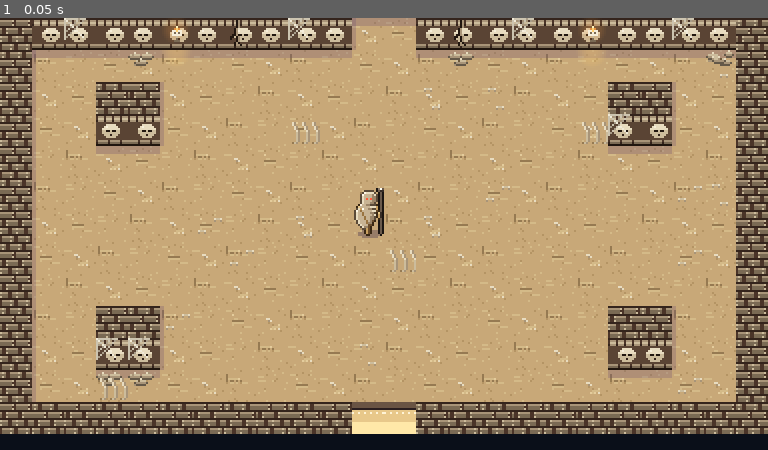
Above: before the commit, frame 1.
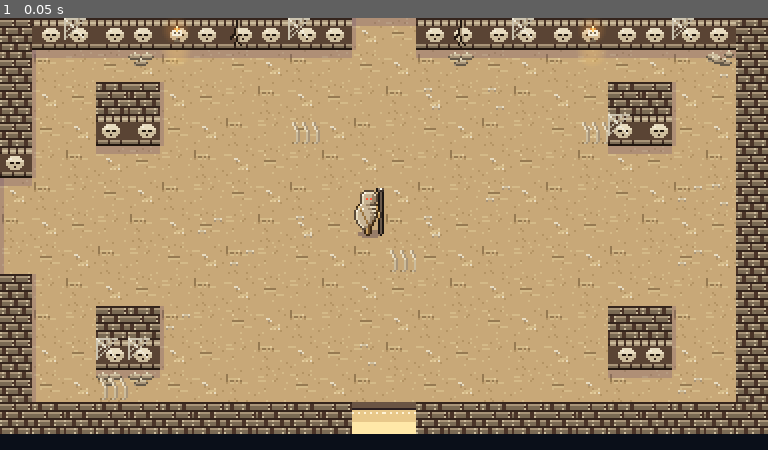
Above: after the commit, the same moment.

Repository: ashciraulo/Leviathan
Game: Godot game, scene res://rooms/room_40_10.tscn
Same seed, same stepped clock (60 frames per second), same inputs: the game is played once before the commit and once after it. This scene is started directly instead of the project's main scene.
Inputs:
- Up to frame 1 (0.05 s): no input

The runs differ from the first frame. In frame 1, 1.2% of the frame differs, in the area x 0-5%, y 30-60%.

Commit message:
Lengthen the Marrow Tomb: the Skull Choir and the Bone Orchard
- Skull Choir (41,8), north of the Bone Pit: the big key now waits here.
  Two singing skulls in each bay, too far apart for one blast; bone
  barricades shut the short way between them, so Wren blasts each bay,
  brings the barricades down, then wakes both bays inside one song.
- Bone Orchard (39,10), west of the Entry (optional): a concealed bone
  wall behind another, 100 glints.
- The Bone Pit gives 50 glints, and its north way out is a walled stub so
  the fight can't be skirted along the room's edge.
- A concealed wall inside a room now leaks its dust towards open floor.
- Playthrough: spend the purse down before counting picked-up glints (the
  new chests could fill it).

Co-Authored-By: Claude Opus 5.5 <noreply@anthropic.com>
Claude-Session: https://claude.ai/code/session_01UYEn5VjHLAcVEoVjeQTmCo

Diff:
--- a/locale/strings.csv
+++ b/locale/strings.csv
@@ -699,6 +699,8 @@
 ROOM_TOMB_ECHO,The Marrow Tomb: Echo Chamber
 ROOM_TOMB_HIDDEN,The Marrow Tomb: Forgotten Ossuary
 ROOM_TOMB_PIT,The Marrow Tomb: Bone Pit
+ROOM_TOMB_SKULL_CHOIR,The Marrow Tomb: Skull Choir
+ROOM_TOMB_BONE_ORCHARD,The Marrow Tomb: Bone Orchard
 ROOM_TOMB_BOSS,The Marrow Tomb: the Regent's Barrow
 DUNGEON_TOMB,The Marrow Tomb
 TOAST_GOT_ECHO_HORN,You found the Echo Horn!
--- /dev/null
+++ b/rooms/room_39_10.tscn
@@ -0,0 +1,24 @@
+[gd_scene load_steps=2 format=3]
+
+[ext_resource type="Script" path="res://scripts/world/room.gd" id="1_room"]
+
+[node name="Room" type="Node2D"]
+script = ExtResource("1_room")
+name_key = "ROOM_TOMB_BONE_ORCHARD"
+biome = "tomb"
+dungeon = "tomb"
+chest_item = "glint"
+chest_count = 100
+layout = "########################
+#.C..###...............#
+#....###...............#
+#....###..M............#
+##$#####...............#
+#....###................
+#....###.......U........
+#....###................
+#....$.................#
+#....#.........M.......#
+######.................#
+######.................#
+########################"
--- a/rooms/room_40_10.tscn
+++ b/rooms/room_40_10.tscn
@@ -14,9 +14,9 @@
 #..##..............##..#
 #..##..............##..#
 #......................#
-#......................#
-#..........M...........#
-#......................#
+.......................#
+...........M...........#
+.......................#
 #......................#
 #..##..............##..#
 #..##..............##..#
--- /dev/null
+++ b/rooms/room_41_8.tscn
@@ -0,0 +1,25 @@
+[gd_scene load_steps=2 format=3]
+
+[ext_resource type="Script" path="res://scripts/world/room.gd" id="1_room"]
+
+[node name="Room" type="Node2D"]
+script = ExtResource("1_room")
+name_key = "ROOM_TOMB_SKULL_CHOIR"
+biome = "tomb"
+dungeon = "tomb"
+chest_item = "big_key"
+gate = "skulls"
+chest_hidden = true
+layout = "########################
+#....Z..########..Z....#
+#.......########.......#
+#.......########.......#
+#.......%......%.......#
+#.......########.......#
+#..Z....########....Z..#
+#.......########.......#
+#.####################.#
+#......................#
+#..........C...........#
+#.....U................#
+##################..####"
--- a/rooms/room_41_9.tscn
+++ b/rooms/room_41_9.tscn
@@ -7,13 +7,14 @@
 name_key = "ROOM_TOMB_PIT"
 biome = "tomb"
 dungeon = "tomb"
-chest_item = "big_key"
+chest_item = "glint"
+chest_count = 50
 gate = "clear"
 chest_hidden = true
-layout = "########################
-#......................#
-#..................C...#
-#......##......##......#
+layout = "##################..####
+##################||####
+##################..####
+#......##......##..C...#
 #......##......##......#
 .|.....................#
 .|.........M...U.......#
--- a/scripts/tomb/bone_wall.gd
+++ b/scripts/tomb/bone_wall.gd
@@ -49,7 +49,9 @@
 	add_child(dust)
 
 
-## Which way the room is from this wall tile (it sits in the room's border).
+## Which way the room is from this wall tile. A wall in the room's border
+## faces in; one inside the room faces the first open tile beside it, down
+## and across before up, so the dust drifts out where Wren comes upon it.
 func _into_room() -> Vector2:
 	if tile.x <= 0:
 		return Vector2.RIGHT
@@ -57,6 +59,13 @@
 		return Vector2.LEFT
 	if tile.y <= 0:
 		return Vector2.DOWN
+	if tile.y >= Room.ROWS - 1:
+		return Vector2.UP
+	var room := get_parent() as Room
+	if room:
+		for dir in [Vector2i.DOWN, Vector2i.RIGHT, Vector2i.LEFT, Vector2i.UP]:
+			if not room.tile_at(tile.x + dir.x, tile.y + dir.y) in ["#", "$", "%", "!"]:
+				return Vector2(dir)
 	return Vector2.UP
 
 
--- a/tests/playthrough.gd
+++ b/tests/playthrough.gd
@@ -339,6 +339,10 @@
 	await _play_scene(20.0)
 	_keep_safe()
 	var wren: Player = _game.player
+	# Eight dungeons' chests can leave the purse near full: spend down so
+	# there's room to count what's picked up here.
+	if GameState.item_count("glint") > 500:
+		GameState.take_item("glint", GameState.item_count("glint") - 500)
 	var start := GameState.item_count("glint")
 	# Enemies: ten Scuttlers fall, and glints are left.
 	for i in 10:
--- a/tests/screenshots.gd
+++ b/tests/screenshots.gd
@@ -996,6 +996,8 @@
 		[Vector2i(40, 8), "138_tomb_echo_chamber", Vector2i(11, 11)],
 		[Vector2i(39, 8), "139_tomb_forgotten_ossuary", Vector2i(21, 6)],
 		[Vector2i(41, 9), "140_tomb_bone_pit", Vector2i(3, 6)],
+		[Vector2i(41, 8), "140b_tomb_skull_choir", Vector2i(18, 11)],
+		[Vector2i(39, 10), "140c_tomb_bone_orchard", Vector2i(21, 6)],
 	]
 	for shot: Array in rooms:
 		var at := await _jump(game, shot[0], shot[2])
--- a/tests/smoke_test.gd
+++ b/tests/smoke_test.gd
@@ -2067,6 +2067,61 @@
 		await _wait(0.6)
 		_check(hush.shown > 0.0, "the horn's echo shows the Hush")
 		_check(hush.take_hit(1, Vector2.UP) == Enemy.HitResult.HIT, "shown, the sword finds it")
+
+	# The Skull Choir: two skulls in each bay, too far apart to wake
+	# together. The horn brings the barricades on the short way down; then
+	# a blast in each bay, walked between inside the song, opens the chest.
+	room = await _goto(game, Vector2i(41, 8), Vector2i(18, 11))
+	await _calm(room)
+	var choir_skulls := _child_of(room, SingingSkull)
+	_check(choir_skulls.size() == 4, "four skulls sit in the Skull Choir")
+	var choir_chest: Chest = _child_of(room, Chest)[0]
+	_check(_child_of(room, BoneWall).size() == 2 and not choir_chest.visible, "bone barricades shut the short way between the bays")
+	for spot in [Vector2i(4, 4), Vector2i(19, 4)]:
+		player.global_position = _tile_pos(room, spot)
+		player.velocity = Vector2.ZERO
+		await _wait(0.15)
+		player.use_item("echo_horn")
+		await _wait(SingingSkull.SING_TIME + 0.5)
+	_check(_child_of(room, BoneWall).is_empty(), "a blast in each bay brings its barricade down")
+	_check(not choir_chest.visible, "one bay at a time, the skulls' song never meets")
+	player.global_position = _tile_pos(room, Vector2i(4, 4))
+	player.velocity = Vector2.ZERO
+	await _wait(0.15)
+	player.use_item("echo_horn")
+	await _wait(0.45)
+	Input.action_press("move_right")
+	await _wait(2.6)
+	Input.action_release("move_right")
+	local = player.global_position - room.global_position
+	_check(local.x > 18 * Room.TILE, "Wren runs the short way across (at %s)" % local)
+	player.velocity = Vector2.ZERO
+	player.use_item("echo_horn")
+	await _wait(0.8)
+	_check(choir_chest.visible and choir_chest.item == "big_key", "both bays singing at once, the big key appears")
+
+	# The Bone Orchard: one hidden wall behind another.
+	room = await _goto(game, Vector2i(39, 10), Vector2i(22, 6))
+	await _calm(room)
+	_check(_child_of(room, BoneWall).size() == 2, "two hidden bone walls in the Bone Orchard")
+	player.global_position = _tile_pos(room, Vector2i(7, 8))
+	player.velocity = Vector2.ZERO
+	await _wait(0.15)
+	player.use_item("echo_horn")
+	await _wait(0.8)
+	_check(_child_of(room, BoneWall).size() == 1 and room.tile_at(5, 8) == ".", "a blast nearby finds the first")
+	player.global_position = _tile_pos(room, Vector2i(2, 6))
+	player.velocity = Vector2.ZERO
+	await _wait(0.15)
+	player.use_item("echo_horn")
+	await _wait(0.8)
+	_check(_child_of(room, BoneWall).is_empty(), "and from behind it, the second")
+	Input.action_press("move_up")
+	await _wait(1.2)
+	Input.action_release("move_up")
+	local = player.global_position - room.global_position
+	_check(local.y < 4 * Room.TILE, "Wren steps through into the sealed chamber (at %s)" % local)
+	_check(_child_of(room, Chest).any(func(c: Chest) -> bool: return c.item == "glint"), "glints wait in the Orchard's chamber")
 
 	# The Hollow Regent. (The last mural has its own test in _test_story.)
 	GameState.refill()
